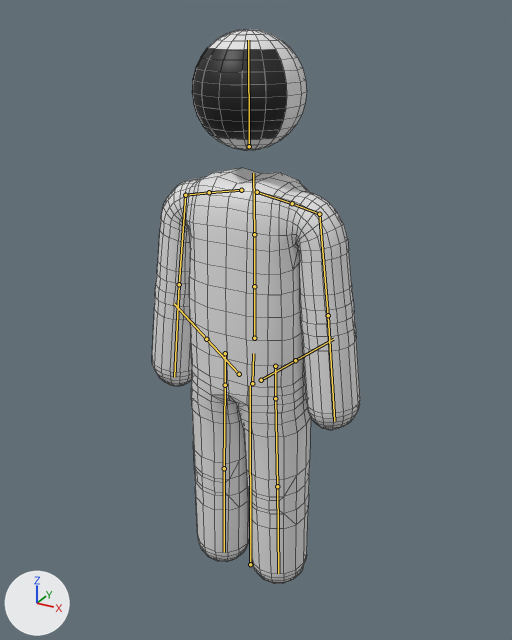
Before and after pictures for a commit that changed the FBX model Assets/Models/NPCs/NPC_Base_Rigged.fbx.
The view is the same before and after, from a 50 mm lens placed at (0.997, -1.773, 1.874), pointed at (-0.007, 0.052, 0.961). Arrows for +X, +Y and +Z are at lower left; the lights stay in place. The picture after the commit comes second. The bones that change, and the others that lie on the model, are drawn over the model as lines. Mesh edges are drawn as thin lines.

In view in the first picture: 'John_Meccha', 'John_Meccha_face'.
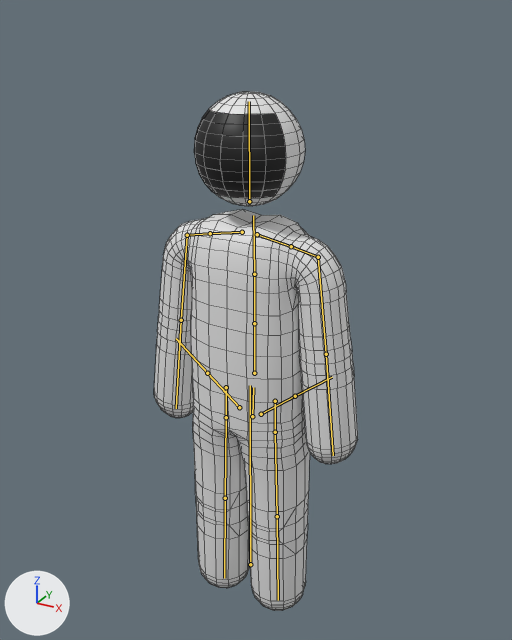
The newer file adds an action. The first version stands in its rest pose; the second is drawn at frame 1 of the action 'base'.

The edits, one by one:
Bone 'pelvis' (bone_pelvis) moves from (0.0, 0.0, 0.0) to (0.0, -0.126, -0.011).
Bone 'head' (bone_head) moves from (0.0, 0.0, 0.0) to (0.0, -0.032, 0.0).

What differs and where, as boxes (x1, y1, x2, y2) in the pictures (512 x 640 px):
'John_Meccha', posed (6% shorter): before (152, 29, 360, 584); after (154, 92, 358, 611)
'John_Meccha_face', posed: before (192, 47, 287, 140); after (194, 109, 286, 198)
bone 'pelvis', root to tip: before (252, 383) to (253, 353); after (252, 416) to (253, 387)
bone 'head', root to tip: before (249, 146) to (248, 40); after (249, 201) to (249, 101)
